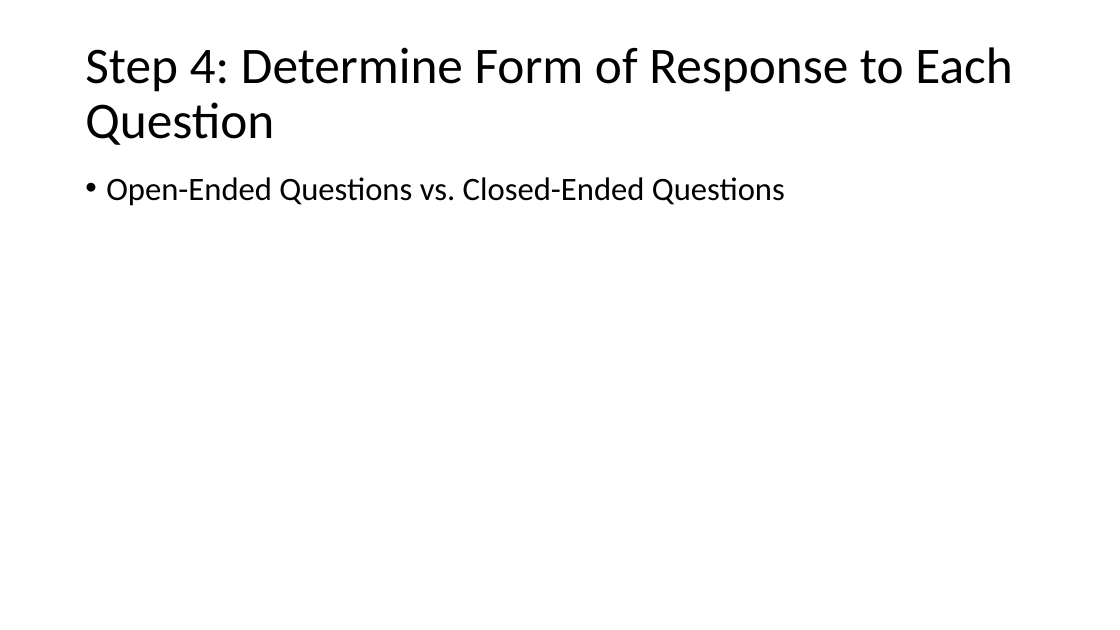
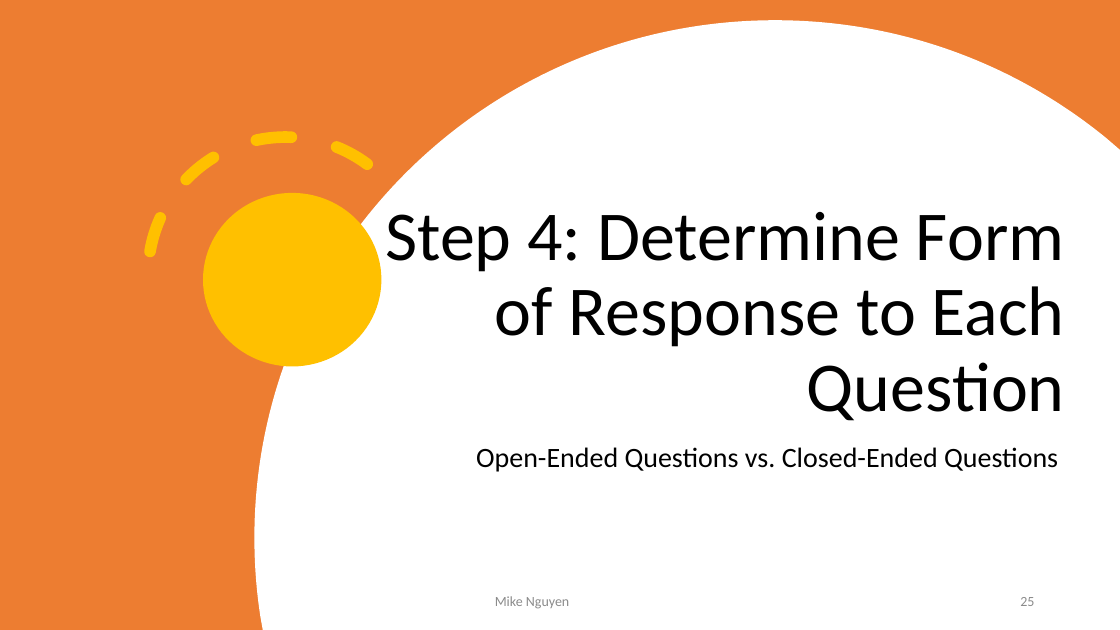
Before and after one commit to mikenguyen13/mar4050, a slide deck: slide 25 of lectures/6/1_Designing the Data Collection Form for Communication Data.pptx (slide 12 before the commit). Drawn at 1120x630 pixels with LibreOffice and Linux fonts; fonts in the diff are those of the drawing. Boxes give left, top, right and bottom in pixels: in the first picture for what was removed or moved away, otherwise in the second. Text is boxed around its words. In the diff, an @@ line names an element or a change of style, - is before the commit and + after.

```diff
--- a/lectures/6/1_Designing the Data Collection Form for Communication Data.pptx
+++ b/lectures/6/1_Designing the Data Collection Form for Communication Data.pptx
@@ rectangle added at [0,0,1120,630], fill #ED7D31 @@
@@ freeform shape added at [255,20,1120,630], fill #FFFFFF @@
@@ arc (boxed as its full ellipse) added at [92,81,478,467], outline #FFC000 10 pt dashed @@
@@ title "Step 4: Determine Form of ...": place and size @@
-title "Step 4: Determine Form of ..." at [85,47,1012,145]
+title "Step 4: Determine Form of ..." at [385,212,1065,421]
@@ title "Step 4: Determine Form of ..." at [385,212,1065,421]: size 44 to 60 pt; alignment left to right; vertical alignment middle to bottom @@
@@ ellipse added at [203,193,381,367], fill #FFC000 @@
@@ text "Open-Ended Questions vs. Closed-Ended Questions": place and size @@
-text "Open-Ended Questions vs. Closed-Ended Questions" at [106,177,785,206]
+text "Open-Ended Questions vs. Closed-Ended Questions" at [476,447,1058,472]
@@ text "Open-Ended Questions vs. Closed-Ended Questions" at [476,447,1058,472]: size 28 to 24 pt; alignment left to right; bullet • to none @@
@@ text added at [495,596,569,609], 12 pt, text #8C8C8C @@
+Mike Nguyen
@@ page number added at [1020,597,1034,606], 12 pt, text #8C8C8C @@
+25
```
Also in this commit, not shown: 32 other slides changed, 16 slides added, 2 slides removed, 7 other files.
